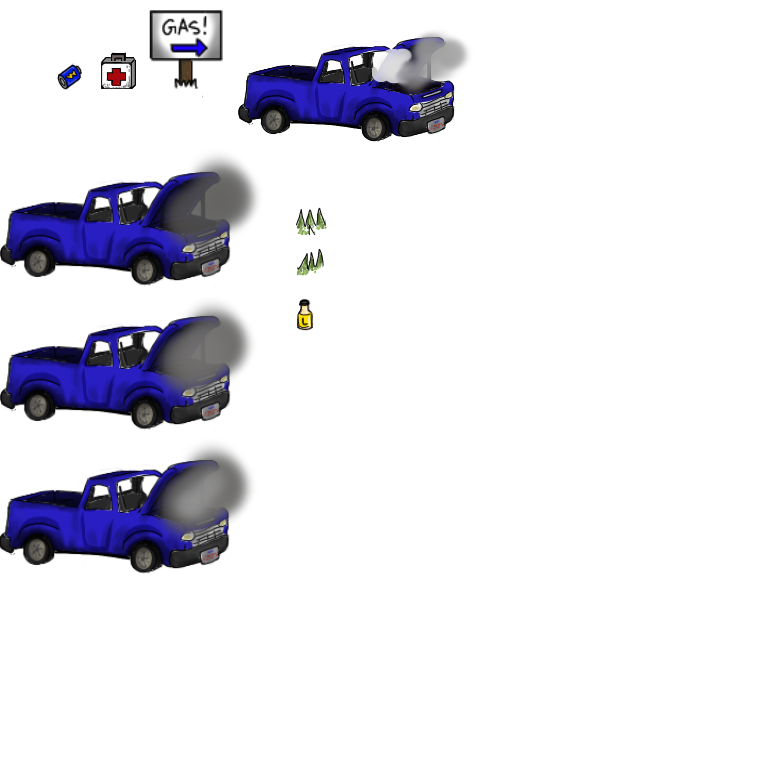
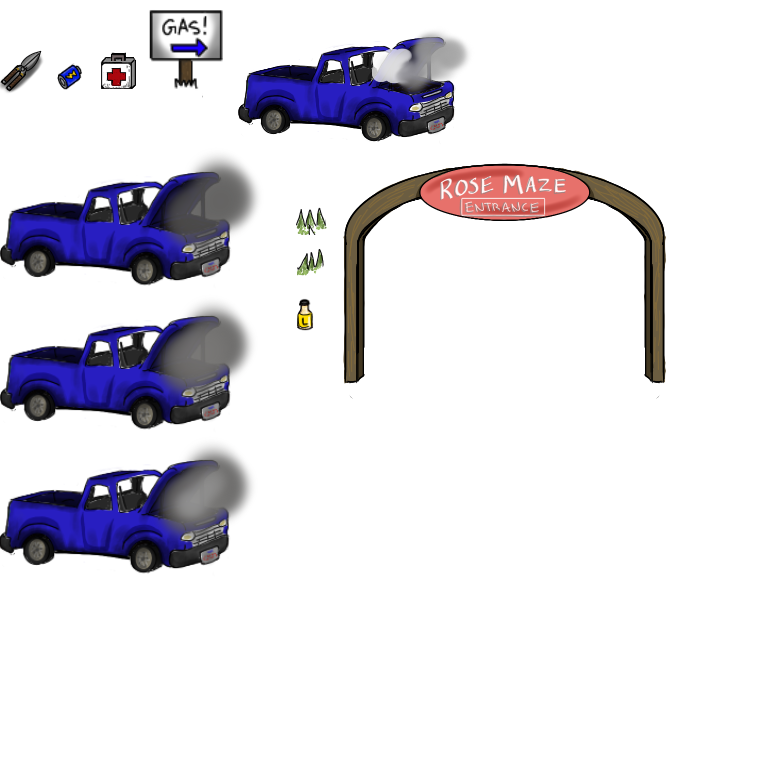
Revision of a layered 768×768 image; what changed, layer by layer:
painted on "Proper" over [left=0, top=50, right=666, bottom=399]
